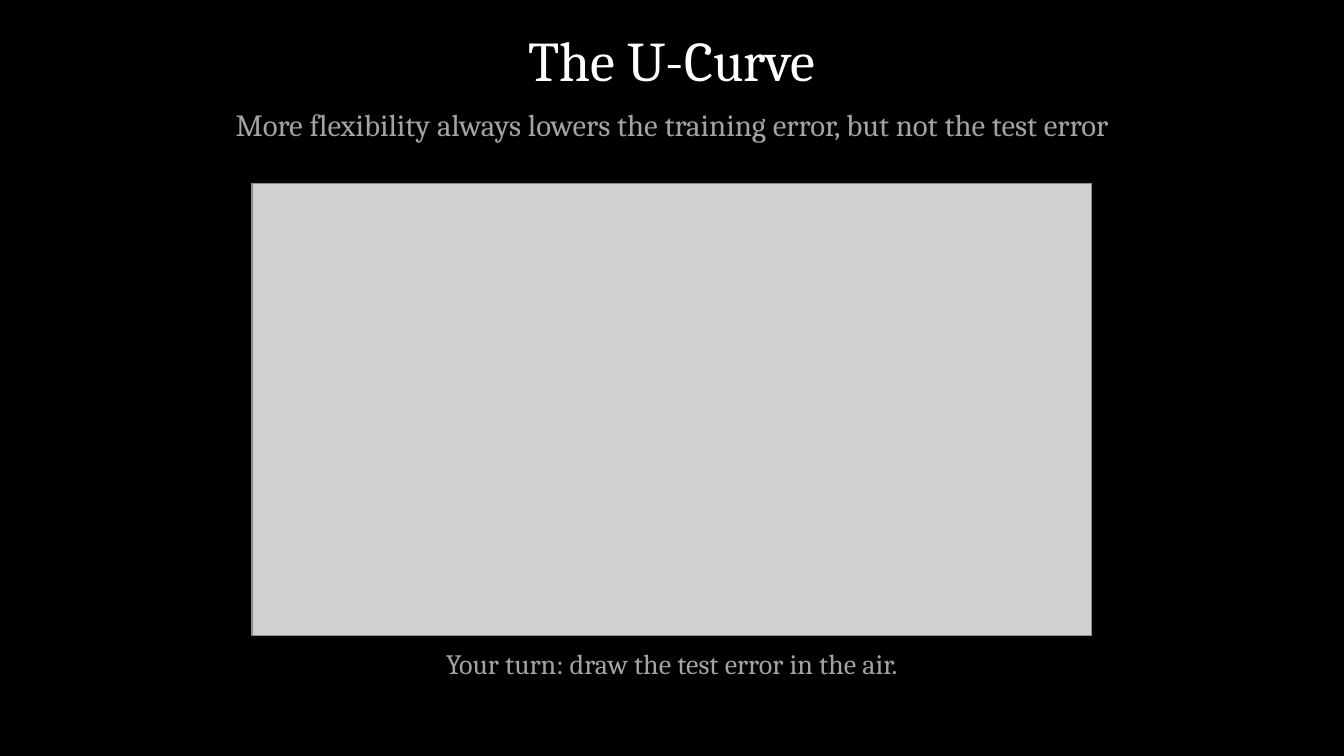
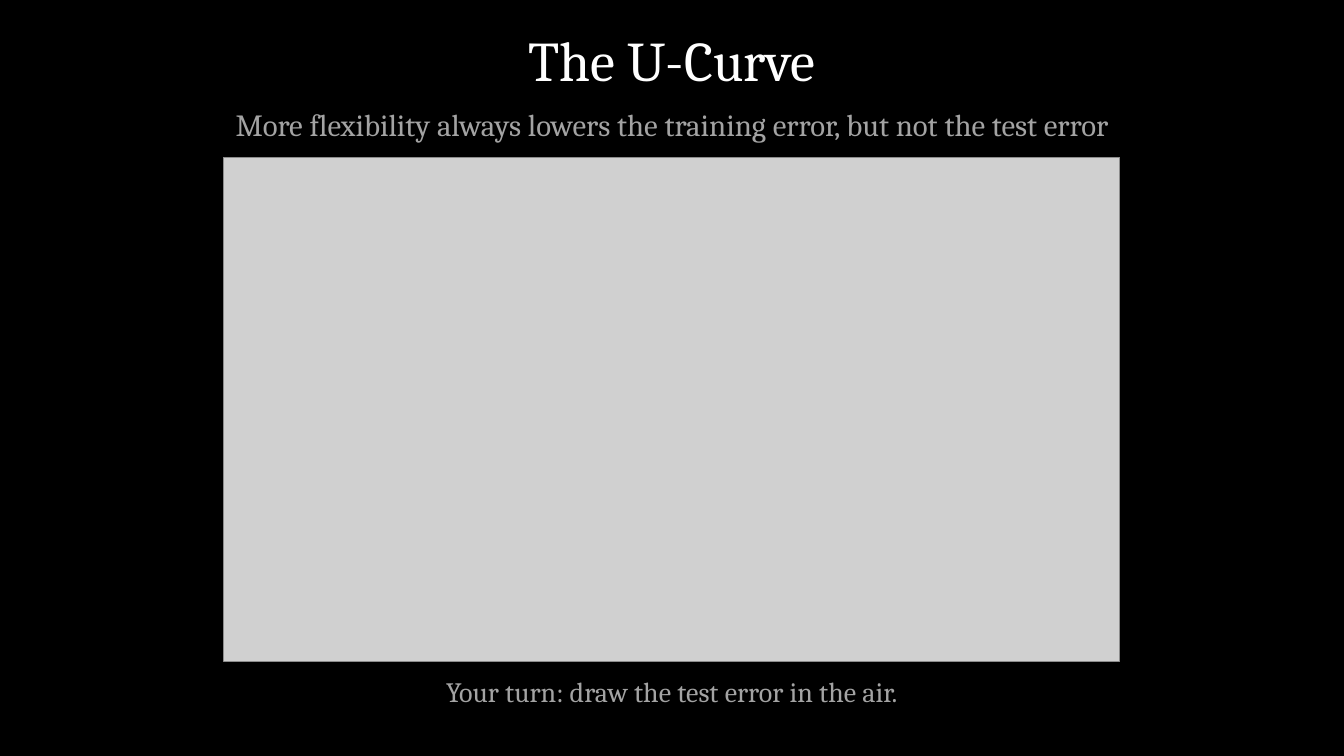
Before and after one commit to myscience/intro-ml-mdmc-2026, a slide deck: slide 12 of slides/Day2_Not_Fooling_Yourself.pptx. Drawn at 1344x756 pixels with LibreOffice and Linux fonts; fonts in the diff are those of the drawing; grey boxes stand for pictures. Boxes give left, top, right and bottom in pixels: in the first picture for what was removed or moved away, otherwise in the second. Text is boxed around its words. In the diff, an @@ line names an element or a change of style, - is before the commit and + after.

```diff
--- a/slides/Day2_Not_Fooling_Yourself.pptx
+++ b/slides/Day2_Not_Fooling_Yourself.pptx
@@ picture: place and size @@
-picture at [252,184,1092,636]
+picture at [224,157,1120,661]
@@ text "Your turn: draw the test ...": place and size @@
-text "Your turn: draw the test ..." at [446,654,897,675]
+text "Your turn: draw the test ..." at [446,682,897,703]
```
Also in this commit, not shown: 5 other slides changed, 4 slides added, 1 other file.
